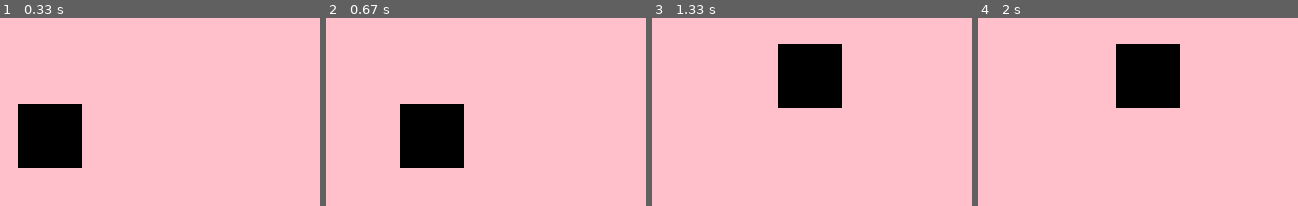
Above: before the commit, frames 1-4 (left to right).
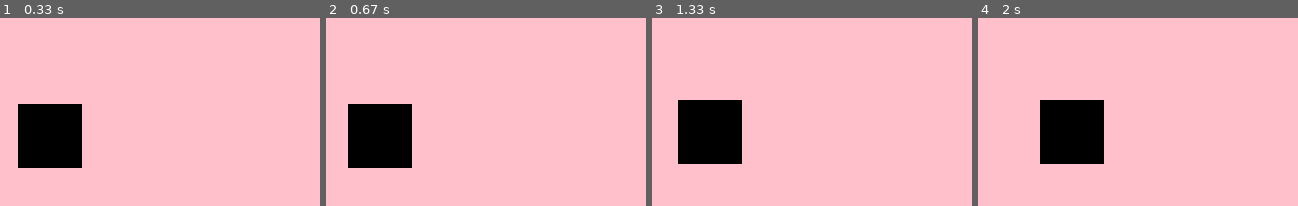
Above: after the commit, the same moments.

Repository: matuqam/pygame_actions
Game: pygame game, started from main.py
Two runs of this game, one before a commit and one after it. Both use one fixed random seed, a clock stepped at 60 frames per second and the inputs below.
Inputs:
- Up to frame 1 (0.33 s): no input
- Up to frame 2 (0.67 s): hold D from 0.33 s (still down)
- Up to frame 3 (1.33 s): release D at 0.8 s; hold W 0.83-1.13 s; hold D from 1.17 s (still down)
- Up to frame 4 (2 s): release D at 1.63 s; hold A from 1.67 s (still down)

Frame 1 is identical in both runs. In frame 2, 11% of the frame differs, in the area x 6-44%, y 45-80%; in frame 3, 14%, in the area x 8-60%, y 13-78%; in frame 4, 14%.

Commit message:
elaborate movement profile

Diff:
--- a/main.py
+++ b/main.py
@@ -11,7 +11,7 @@
 # too fast
 # MOVEMENT_EVENT = pygame.event.custom_type()
 pygame.time.set_timer(pygame.event.Event(MOVEMENT_EVENT), KEY_REPEAT)
-pygame.key.set_repeat(KEY_REPEAT, KEY_REPEAT)
+# pygame.key.set_repeat(KEY_REPEAT, KEY_REPEAT)  # removed to test specific movement dynamics
 
 
 
--- a/player.py
+++ b/player.py
@@ -43,21 +43,71 @@
         self.input.update(events)
         input_type = InputType._KEYPRESSED
 
+        # up: back step, start slow, normal, finish slow
         if self.input(KEY_UP, input_type):
+            # normal movement
+            direction = pygame.Vector2(0, -self.speed).normalize()
+            self.movements.add(Movement(self, self.movement_type, direction, MOVE_DURATION, 4))
+        if self.input(KEY_UP, InputType._KEYDOWN):
+            # back step (clears movement queue)
+            direction = pygame.Vector2(0, self.speed)
+            self.movements.add(Movement(self, MovementType.INTERUPT, direction, MOVE_DURATION//2, self.speed * 4))
+            # start slow
             direction = pygame.Vector2(0, -self.speed)
-            self.movements.add(Movement(self, self.movement_type, direction, MOVE_DURATION, self.speed))
+            self.movements.add(Movement(self, MovementType.SEQUENCIAL, direction, MOVE_DURATION * 8, 1))
+        if self.input(KEY_UP, InputType._KEYUP):
+            # end slow (clears movement queue)
+            direction = pygame.Vector2(0, -self.speed)
+            self.movements.add(Movement(self, MovementType.INTERUPT, direction, MOVE_DURATION * 4, 1))
 
+        # down
         if self.input(KEY_DOWN, input_type):
             direction = pygame.Vector2(0, self.speed)
             self.movements.add(Movement(self, self.movement_type, direction, MOVE_DURATION, self.speed))
+        if self.input(KEY_DOWN, InputType._KEYDOWN):
+            # back step (clears movement queue)
+            direction = pygame.Vector2(0, -self.speed)
+            self.movements.add(Movement(self, MovementType.INTERUPT, direction, MOVE_DURATION//2, self.speed * 4))
+            # start slow
+            direction = pygame.Vector2(0, self.speed)
+            self.movements.add(Movement(self, MovementType.SEQUENCIAL, direction, MOVE_DURATION * 8, 1))
+        if self.input(KEY_DOWN, InputType._KEYUP):
+            # end slow (clears movement queue)
+            direction = pygame.Vector2(0, self.speed)
+            self.movements.add(Movement(self, MovementType.INTERUPT, direction, MOVE_DURATION * 4, 1))
 
+        # left
         if self.input(KEY_LEFT, input_type):
             direction = pygame.Vector2(-self.speed, 0)
             self.movements.add(Movement(self, self.movement_type, direction, MOVE_DURATION, self.speed))
+        if self.input(KEY_LEFT, InputType._KEYDOWN):
+            # back step (clears movement queue)
+            direction = pygame.Vector2(self.speed, 0)
+            self.movements.add(Movement(self, MovementType.INTERUPT, direction, MOVE_DURATION//2, self.speed * 4))
+            # start slow
+            direction = pygame.Vector2(-self.speed, 0)
+            self.movements.add(Movement(self, MovementType.SEQUENCIAL, direction, MOVE_DURATION * 8, 1))
+        if self.input(KEY_LEFT, InputType._KEYUP):
+            # end slow (clears movement queue)
+            direction = pygame.Vector2(-self.speed, 0)
+            self.movements.add(Movement(self, MovementType.INTERUPT, direction, MOVE_DURATION * 4, 1))
 
+        # right
         if self.input(KEY_RIGHT, input_type):
             direction = pygame.Vector2(self.speed, 0)
             self.movements.add(Movement(self, self.movement_type, direction, MOVE_DURATION, self.speed))
+        if self.input(KEY_RIGHT, InputType._KEYDOWN):
+            # back step (clears movement queue)
+            direction = pygame.Vector2(-self.speed, 0)
+            self.movements.add(Movement(self, MovementType.INTERUPT, direction, MOVE_DURATION//2, self.speed * 4))
+            # start slow
+            direction = pygame.Vector2(self.speed, 0)
+            self.movements.add(Movement(self, MovementType.SEQUENCIAL, direction, MOVE_DURATION * 8, 1))
+        if self.input(KEY_RIGHT, InputType._KEYUP):
+            # end slow (clears movement queue)
+            direction = pygame.Vector2(self.speed, 0)
+            self.movements.add(Movement(self, MovementType.INTERUPT, direction, MOVE_DURATION * 4, 1))
+
 
         if self.input(K_u, InputType._KEYDOWN):
             self.movement_type = MovementType.SEQUENCIAL
